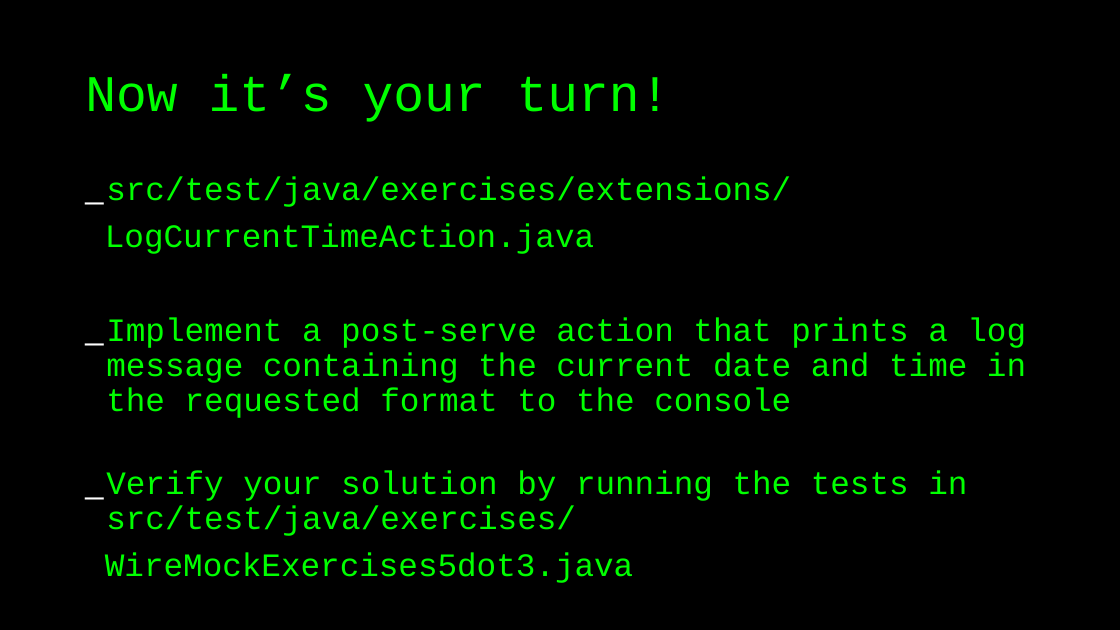
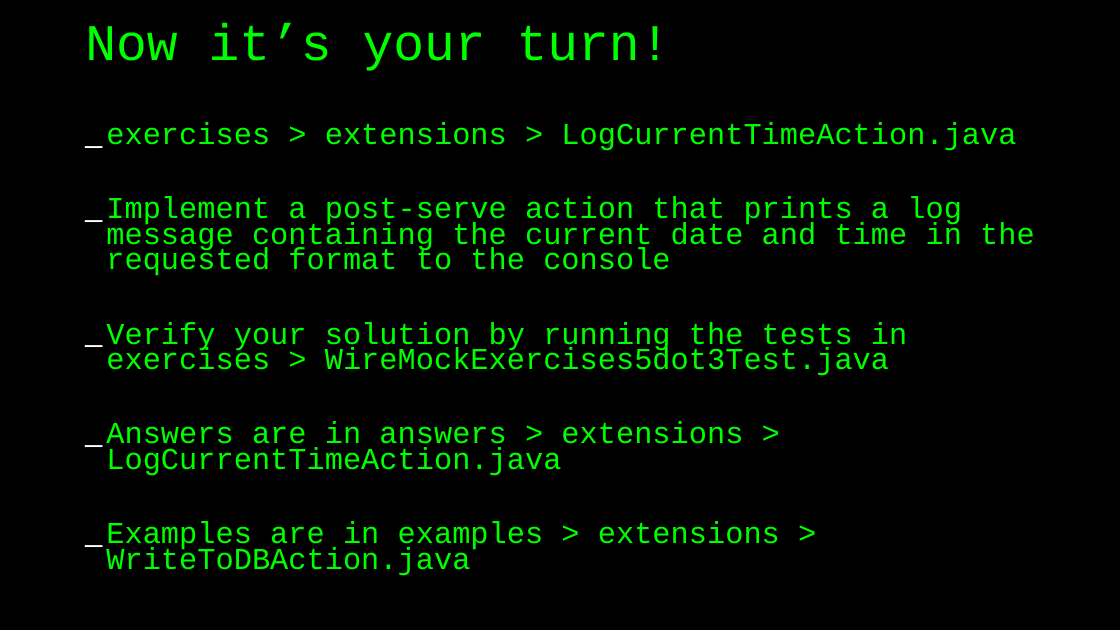
Before and after one commit to basdijkstra/wiremock-workshop, a slide deck: slide 70 of wiremock_workshop.odp (slide 64 before the commit). Drawn at 1120x630 pixels with LibreOffice and Linux fonts; fonts in the diff are those of the drawing. Boxes give left, top, right and bottom in pixels: in the first picture for what was removed or moved away, otherwise in the second. Text is boxed around its words. In the diff, an @@ line names an element or a change of style, - is before the commit and + after.

```diff
--- a/wiremock_workshop.odp
+++ b/wiremock_workshop.odp
@@ title "Now it’s your turn!": place and size @@
-title "Now it’s your turn!" at bbox=[85, 73, 671, 122]
+title "Now it’s your turn!" at bbox=[85, 22, 671, 71]
@@ text "exercises > extensions > LogCurrentTimeAction.java": place and size @@
-text "exercises > extensions > LogCurrentTimeAction.java" at bbox=[105, 176, 1026, 583]
+text "exercises > extensions > LogCurrentTimeAction.java" at bbox=[106, 122, 1035, 576]
@@ text at bbox=[106, 122, 1016, 151]: text changed; size 28 to 26 pt @@
-_ src/test/java/exercises/extensions/
-LogCurrentTimeAction.java
+_ exercises > extensions > LogCurrentTimeAction.java
@@ text at bbox=[106, 197, 1035, 276]: size 28 to 26 pt in "Implement a post-serve action that prints a ..."; line spacing 0.9 to 0.7 @@
@@ text at bbox=[106, 322, 907, 576]: text changed; size 28 to 26 pt @@
-_ Verify your solution by running the tests in src/test/java/exercises/
-WireMockExercises5dot3.java
+_ Verify your solution by running the tests in exercises > WireMockExercises5dot3Test.java
+_ Answers are in answers > extensions > LogCurrentTimeAction.java
+_ Examples are in examples > extensions > WriteToDBAction.java
```
Also in this commit, not shown: 18 other slides changed, 7 slides added, 1 slide removed, 2 other files.
